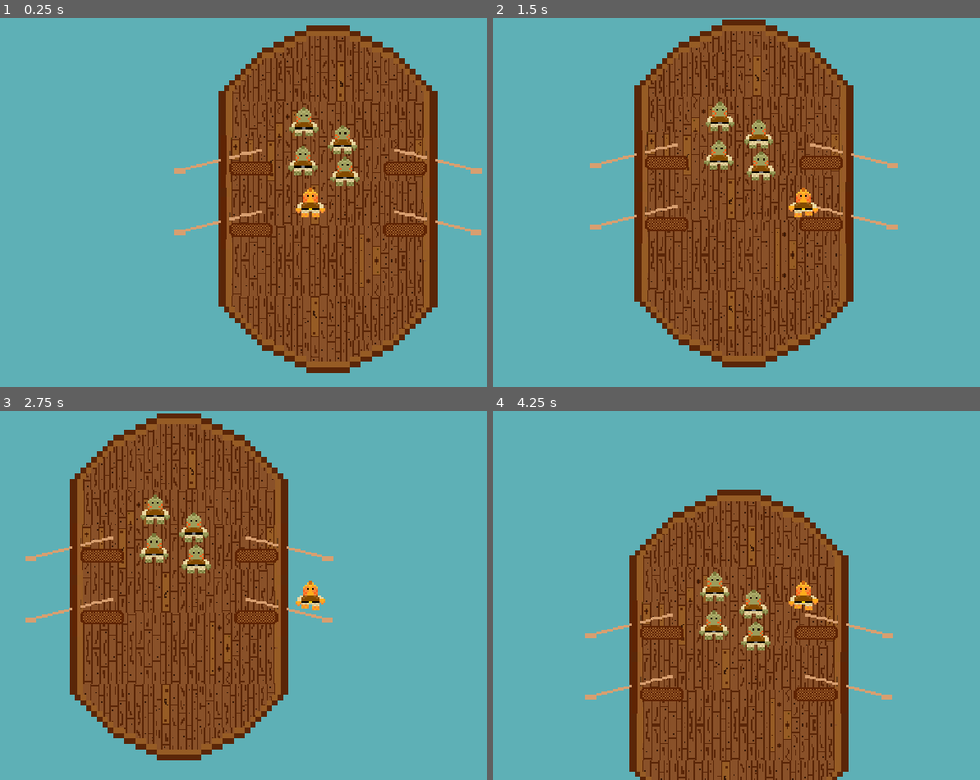
Above: before the commit, frames 1-4 (two rows, left to right).
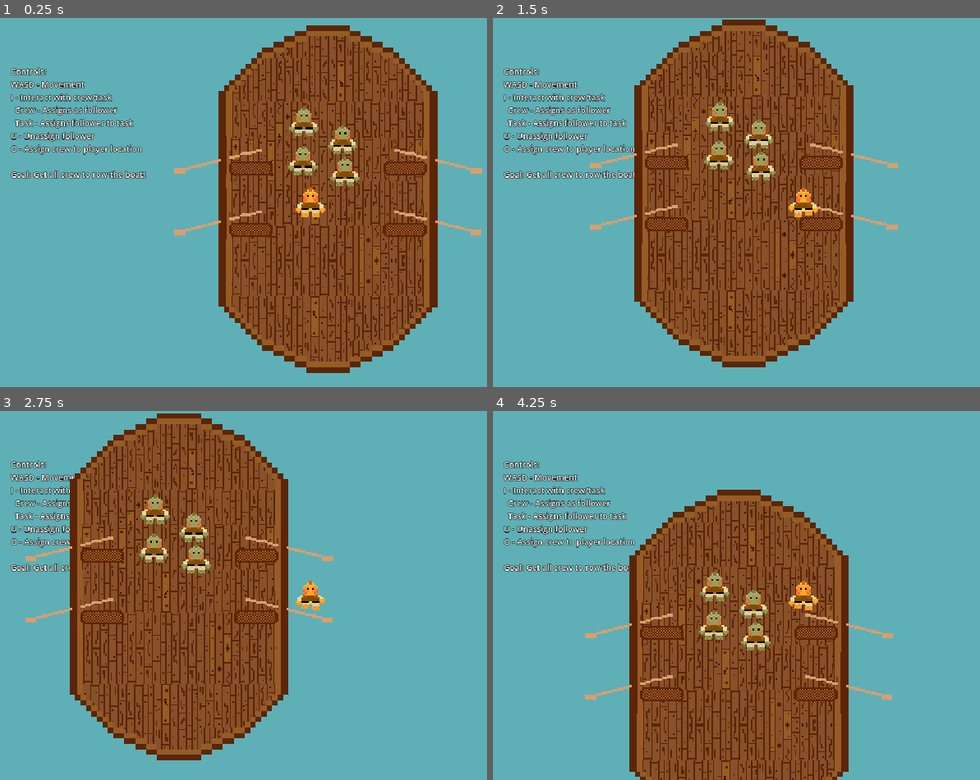
Above: after the commit, the same moments.

Repository: Splashy-Inc/splish-splashisson
Game: Godot game, scene res://Scenes/playground.tscn
The game is run twice, just before and just after one commit, with the same random seed, the same clock (stepped at 60 frames per second) and the same inputs. The project has no main scene, so this scene is started directly.
Inputs:
- Up to frame 1 (0.25 s): no input
- Up to frame 2 (1.5 s): tap Enter at 0.5 s; hold D (right) 0.53-1.28 s; tap O (location) at 0.6 s; hold S (down) from 1.28 s (still down); tap I (interact) at 1.35 s
- Up to frame 3 (2.75 s): tap O (location) at 1.55, 2.1 s; release S (down) at 2.03 s; hold D (right) from 2.03 s (still down)
- Up to frame 4 (4.25 s): release D (right) at 2.78 s; hold W (up) 2.78-3.53 s; tap U (unassign) at 2.85 s; tap O (location) at 3.05, 3.6 s; hold A (left) from 3.53 s (still down)

The runs differ from the first frame. In frame 1, 2.4% of the frame differs, in the area x 2-31%, y 13-44%; in frame 2, 2.4%; in frame 3, 1.4%; in frame 4, 2.4%.

Commit message:
Add label describing controls and playtest goal

Diff:
--- a/Scenes/playground.tscn
+++ b/Scenes/playground.tscn
@@ -7,6 +7,11 @@
 [ext_resource type="Script" path="res://Scenes/game_camera.gd" id="2_gusxx"]
 [ext_resource type="Texture2D" uid="uid://bkw4m3qxbini7" path="res://Art/ShipTiles/MiddleShip.png" id="3_ngs1i"]
 [ext_resource type="PackedScene" uid="uid://bh2fvow0in3wk" path="res://Scenes/rowing_task.tscn" id="4_jb6lg"]
+
+[sub_resource type="LabelSettings" id="LabelSettings_qe181"]
+font_size = 24
+outline_size = 5
+outline_color = Color(0, 0, 0, 1)
 
 [node name="Playground" type="Node"]
 
@@ -17,6 +22,22 @@
 offset_right = 1920.0
 offset_bottom = 3240.0
 texture = ExtResource("1_e04j1")
+
+[node name="Label" type="Label" parent="CanvasLayer"]
+offset_left = 84.0
+offset_top = 139.0
+offset_right = 477.0
+offset_bottom = 469.0
+text = "Controls:
+WASD - Movement
+I - Interact with crew/task
+  Crew - Assigns as follower
+  Task - Assigns follower to task
+U - Unassign follower
+O - Assign crew to player location
+
+Goal: Get all crew to row the boat!"
+label_settings = SubResource("LabelSettings_qe181")
 
 [node name="Boat" type="Node2D" parent="."]
 position = Vector2(960, 540)
Not shown: 1 places in Scenes/playground.tscn that only renumber resources
